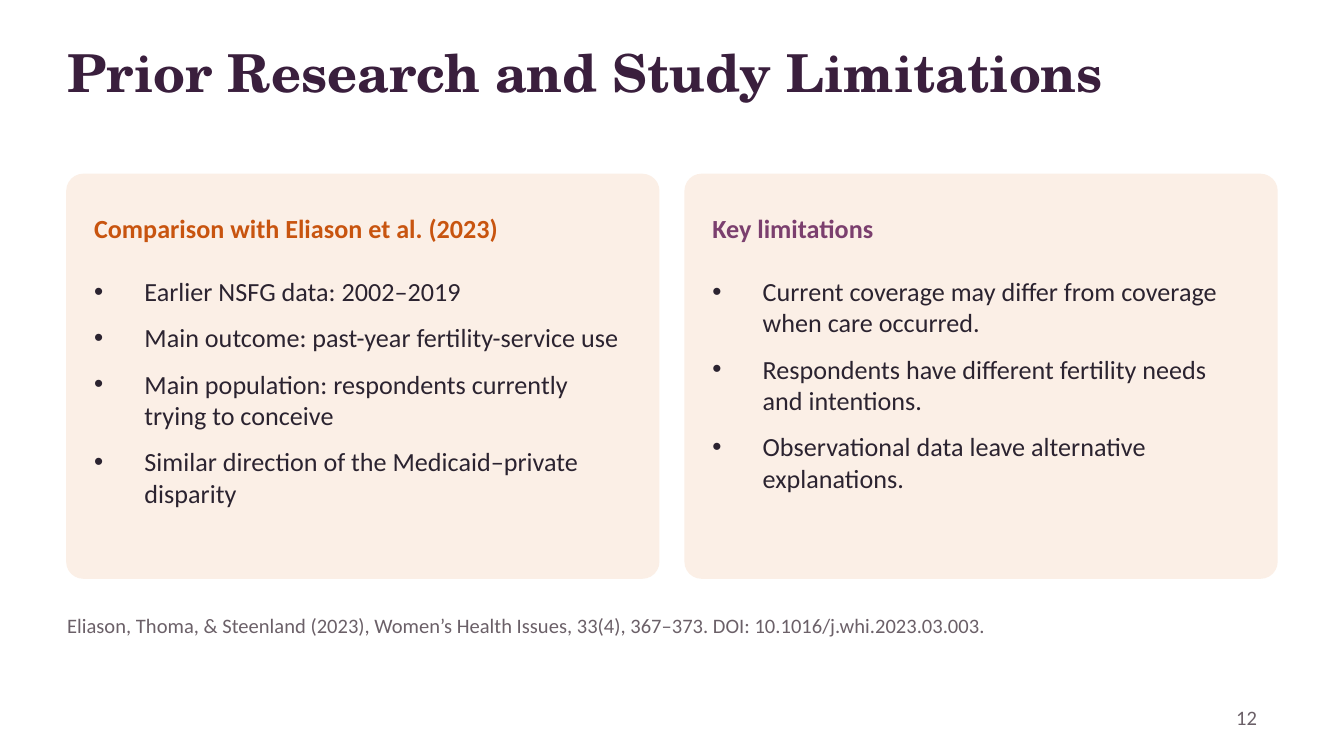
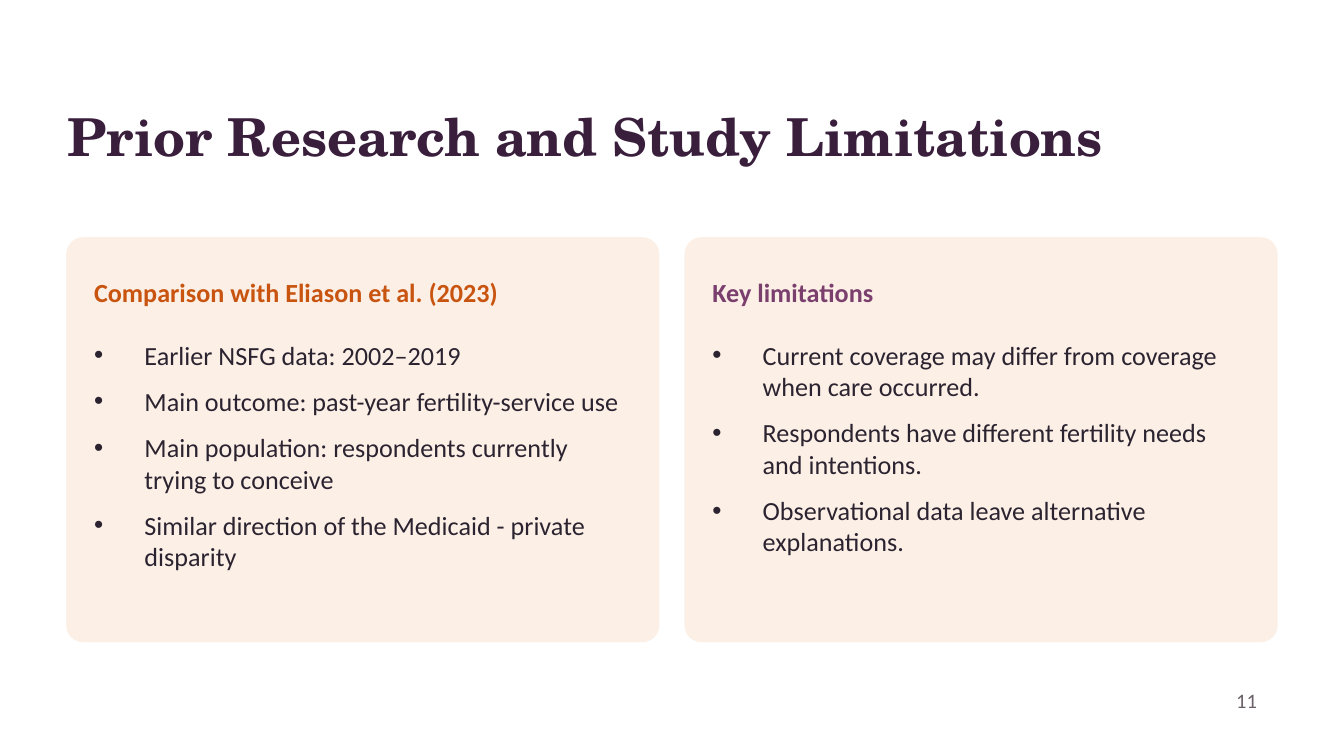
Before and after one commit to gracienl/reproductive-health-analysis, a slide deck: slide 11 of presentation/insurance fertility.pptx (slide 12 before the commit). Drawn at 1344x756 pixels with LibreOffice and Linux fonts; fonts in the diff are those of the drawing. Boxes give left, top, right and bottom in pixels: in the first picture for what was removed or moved away, otherwise in the second. Text is boxed around its words. In the diff, an @@ line names an element or a change of style, - is before the commit and + after.

Commit message:
Upload data

```diff
--- a/presentation/insurance fertility.pptx
+++ b/presentation/insurance fertility.pptx
@@ 2 texts, 2 rounded rectangles, 1 title: place and size @@
-2 texts, 2 rounded rectangles, 1 title at box(67, 53, 1277, 578)
+2 texts, 2 rounded rectangles, 1 title at box(67, 117, 1277, 641)
@@ text "Earlier NSFG data: 2002–2019": place and size @@
-text "Earlier NSFG data: 2002–2019" at box(144, 283, 618, 508)
+text "Earlier NSFG data: 2002–2019" at box(144, 347, 618, 571)
@@ text "Current coverage may differ from ...": place and size @@
-text "Current coverage may differ from ..." at box(763, 283, 1216, 493)
+text "Current coverage may differ from ..." at box(763, 347, 1216, 556)
@@ text at box(144, 517, 585, 571): text changed @@
-• Similar direction of the Medicaid–private disparity
+• Similar direction of the Medicaid - private disparity
@@ text removed at box(67, 618, 985, 637) @@
-Eliason, Thoma, & Steenland (2023), Women’s Health Issues, 33(4), 367–373. DOI: 10.1016/j.whi.2023.03.003.
@@ page number at box(1236, 695, 1257, 708): text changed @@
-12
+11
```
Also in this commit, not shown: 9 other slides changed, 1 slide removed, 3 other files.
